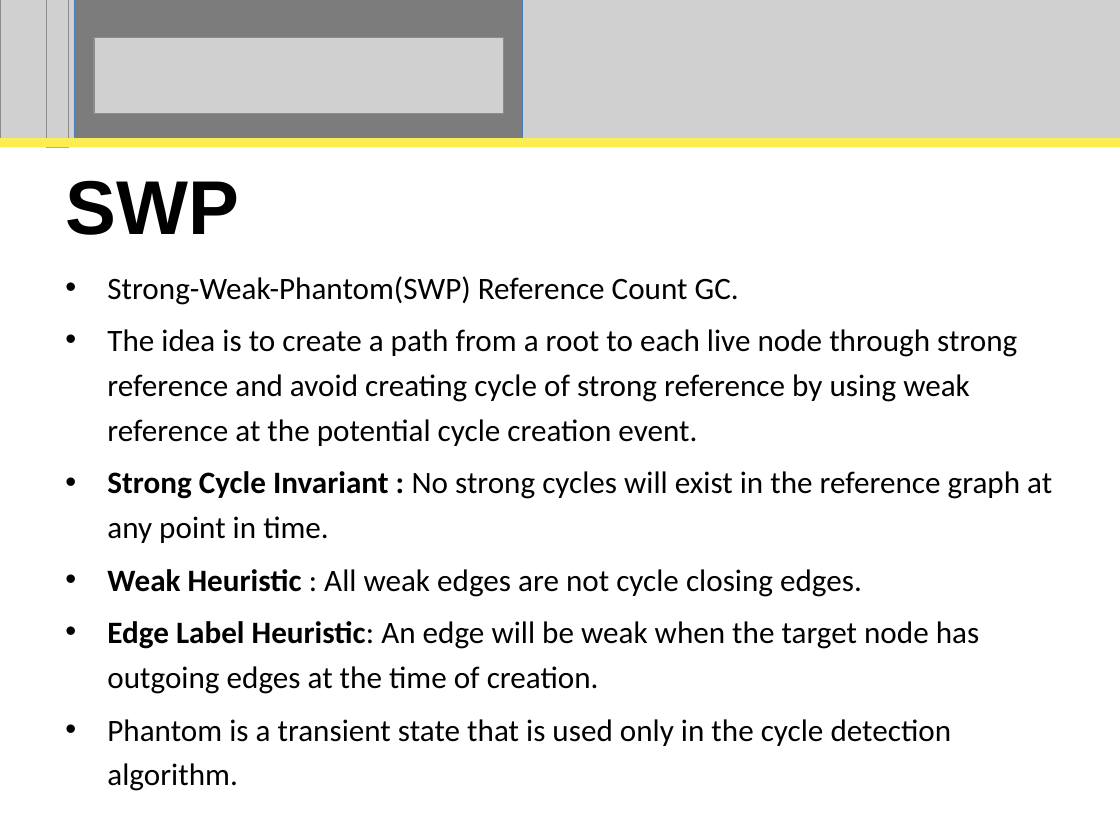
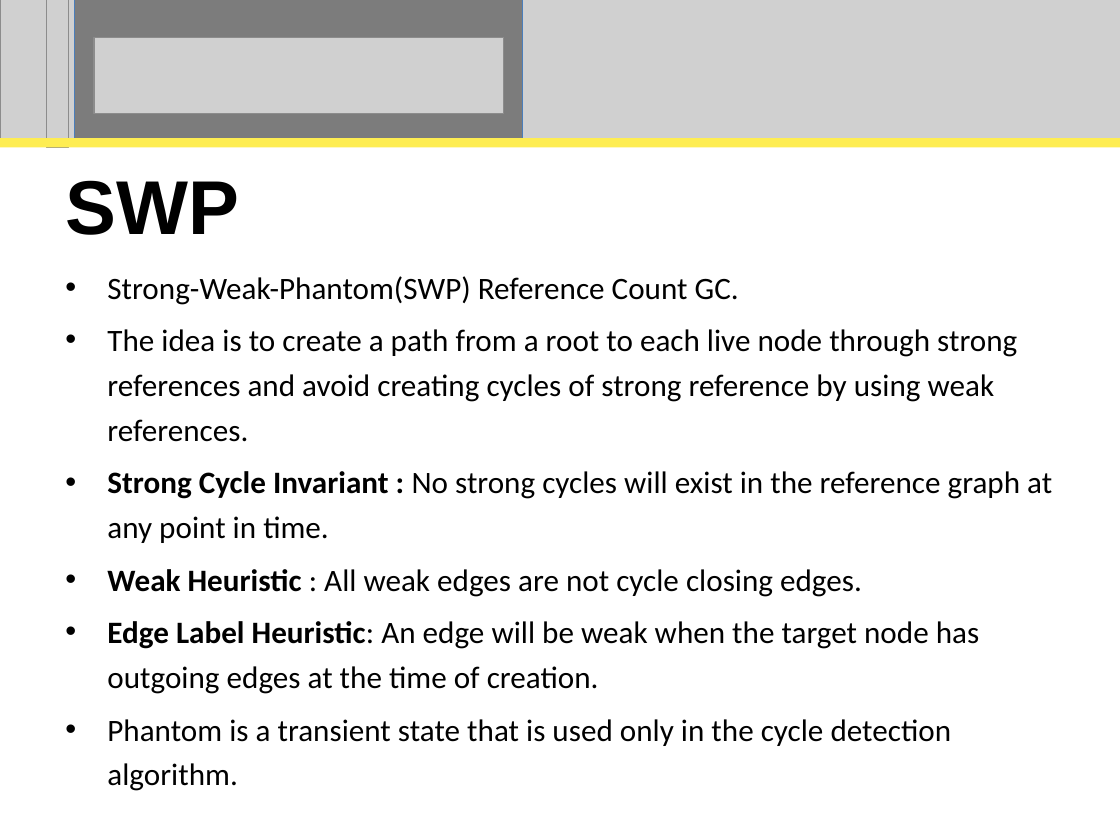
Before and after one commit to perpetualcoder/thesis, a slide deck: slide 32 of thesisppt/defense.ppt. Drawn at 1120x840 pixels with LibreOffice and Linux fonts; fonts in the diff are those of the drawing; grey boxes stand for pictures. Boxes give left, top, right and bottom in pixels: in the first picture for what was removed or moved away, otherwise in the second. Text is boxed around its words. In the diff, an @@ line names an element or a change of style, - is before the commit and + after.

```diff
--- a/thesisppt/defense.ppt
+++ b/thesisppt/defense.ppt
@@ subtitle at (x1=107, y1=329, x2=1017, y2=442): text changed @@
-• The idea is to create a path from a root to each live node through strong reference and avoid creating cycle of strong reference by using weak reference at the potential cycle creation event.
+• The idea is to create a path from a root to each live node through strong references and avoid creating cycles of strong reference by using weak references.
```
Also in this commit, not shown: 26 other slides changed, 1 other file.
